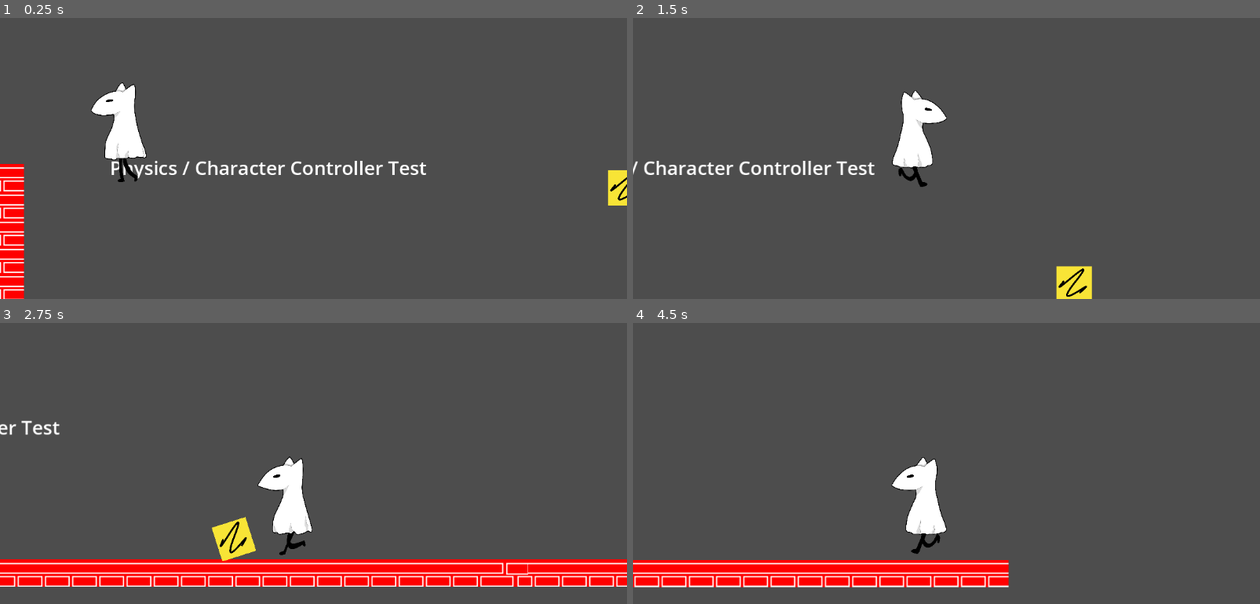
Above: before the commit, frames 1-4 (two rows, left to right).
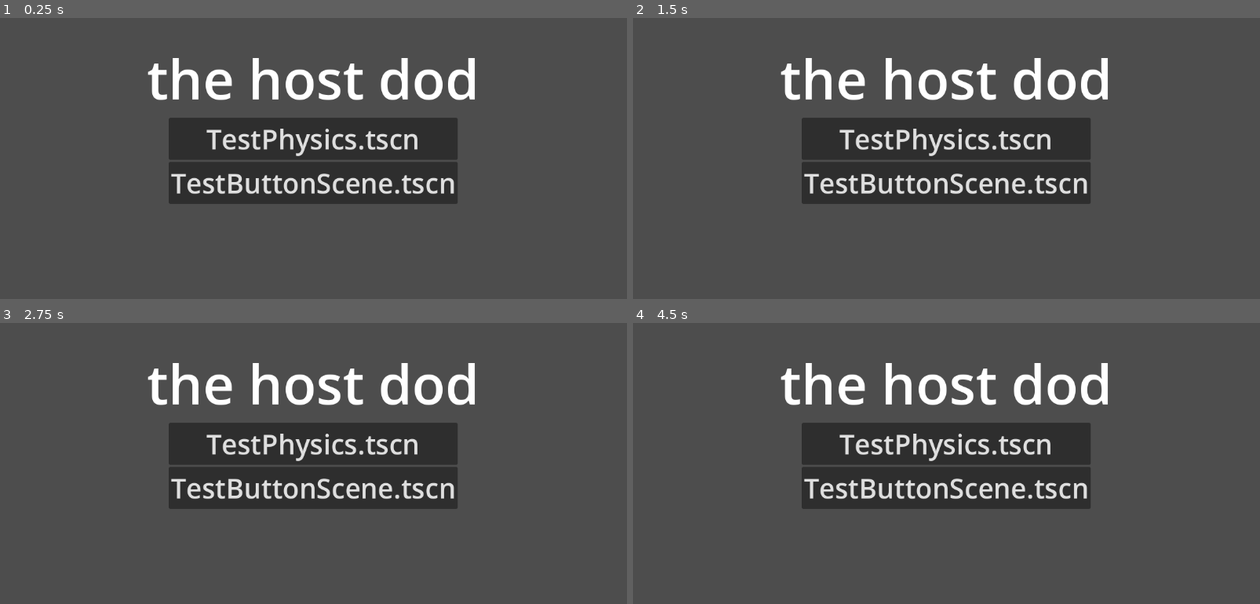
Above: after the commit, the same moments.

Repository: rcivan/ghost-dog
Game: Godot game, scene res://MainTitle.tscn
Two runs of this game, one before a commit and one after it. Both use one fixed random seed, a clock stepped at 60 frames per second and the inputs below. Before the commit the project starts from res://test/stages/TestPhysics.tscn.
Inputs:
- Up to frame 1 (0.25 s): no input
- Up to frame 2 (1.5 s): hold Q (slide) 0.53-1.28 s; hold Right (right) from 0.53 s (still down); tap Space (jump) at 0.77 s; tap Q (slide) at 1.35 s
- Up to frame 3 (2.75 s): tap Space (jump) at 1.52 s; release Right (right) at 2.03 s; hold Left (left) from 2.03 s (still down); hold Q (slide) from 2.03 s (still down)
- Up to frame 4 (4.5 s): release Left (left) at 2.78 s; release Q (slide) at 2.78 s; hold Right (right) 2.78-4.28 s; tap Q (slide) at 2.85, 4.35 s; tap Space (jump) at 3.02, 3.77 s; hold Q (slide) 3.53-4.28 s; hold Left (left) from 4.28 s (still down)

The runs differ from the first frame. In frame 1, 20% of the frame differs, in the area x 0-100%, y 14-100%; in frame 2, 18%; in frame 3, 27%, in the area x 0-100%, y 14-94%; in frame 4, 22%.

Commit message:
make title screen main scene

Diff:
--- a/game/project.godot
+++ b/game/project.godot
@@ -11,7 +11,7 @@
 [application]
 
 config/name="Ghost-dog"
-run/main_scene="res://test/stages/TestPhysics.tscn"
+run/main_scene="res://MainTitle.tscn"
 config/features=PackedStringArray("4.1", "Forward Plus")
 config/icon="res://icon.svg"
 
